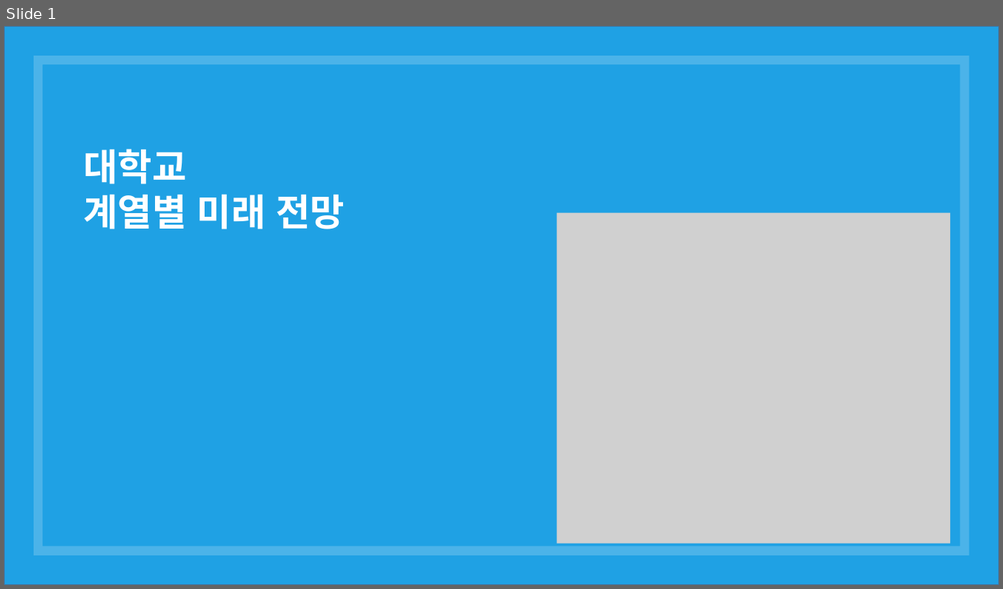
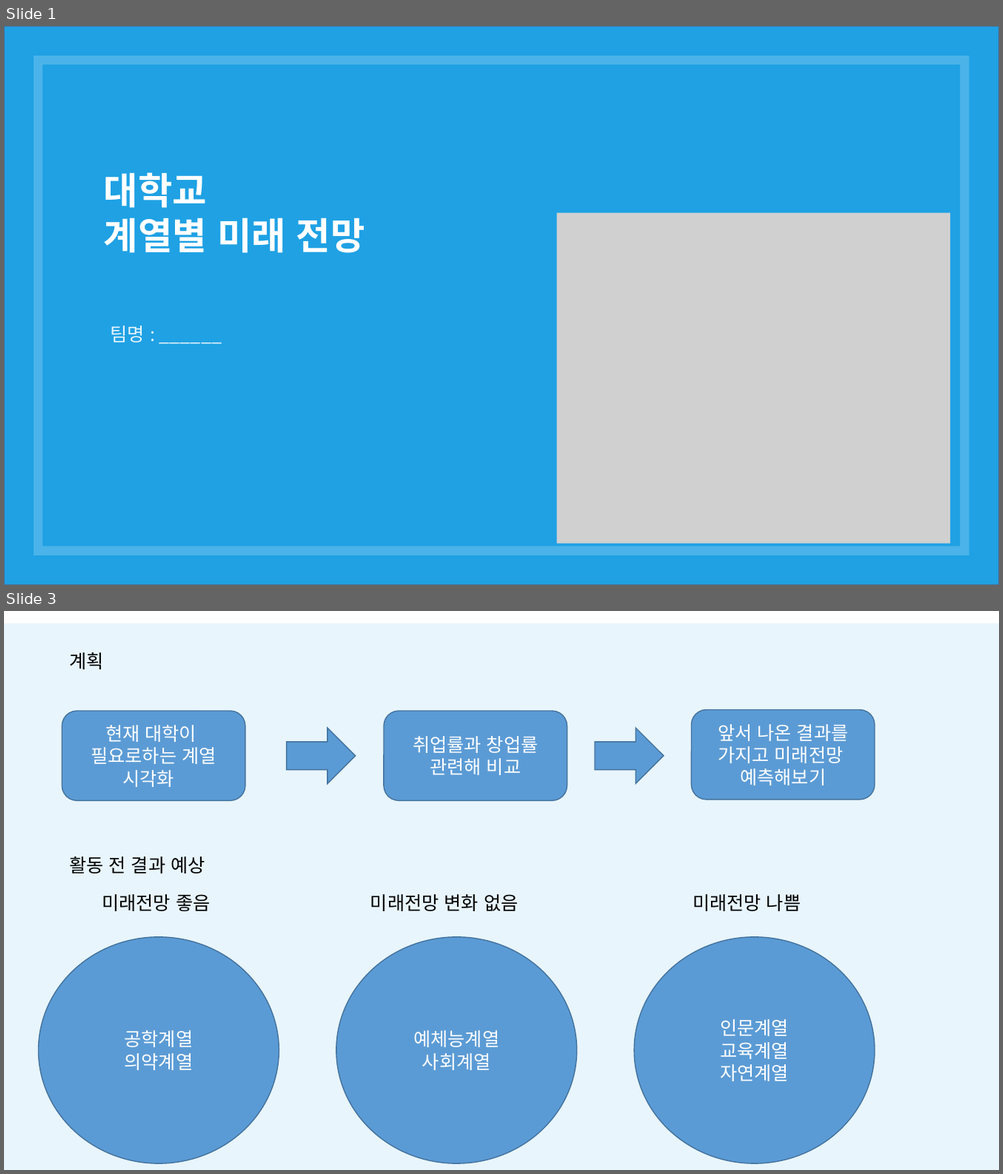
Before and after one commit to joon-11/23_dataAnalisysContestProject, a slide deck: submit.pptx. Shown one above the other, each under a label of ours: slide 1 before the commit, slides 1 and 3 after it; the slides between them are not shown. The pictures are 1003x589 and 1003x1174 pixels, drawn with LibreOffice and Linux fonts; fonts in the diff are those of the drawing; grey boxes stand for pictures. Boxes give left, top, right and bottom in pixels: in the first picture for what was removed or moved away, otherwise in the second. Text is boxed around its words. In the diff, an @@ line names an element or a change of style, - is before the commit and + after.

```diff
--- a/submit.pptx
+++ b/submit.pptx
@@ slide 3 added at bbox=[4, 611, 999, 1170], background #FFFFFF @@
@@ rectangle added at bbox=[4, 624, 999, 1170], fill #E8F5FC @@
@@ text added at bbox=[69, 652, 103, 669], 18 pt, text #000000 @@
+계획
@@ rounded rectangle added at bbox=[62, 711, 246, 800], fill #5B9BD5, outline #43739E 1 pt, 18 pt, text #FFFFFF @@
+현재 대학이
+필요로하는 계열
+시각화
@@ rounded rectangle added at bbox=[384, 711, 567, 800], fill #5B9BD5, outline #43739E 1 pt, 18 pt, text #FFFFFF @@
+취업률과 창업률
+관련해 비교
@@ rounded rectangle added at bbox=[691, 710, 875, 800], fill #5B9BD5, outline #43739E 1 pt, 18 pt, text #FFFFFF @@
+앞서 나온 결과를
+가지고 미래전망
+예측해보기
@@ right arrow added at bbox=[287, 728, 356, 784], fill #5B9BD5, outline #43739E 1 pt @@
@@ right arrow added at bbox=[595, 728, 663, 784], fill #5B9BD5, outline #43739E 1 pt @@
@@ text added at bbox=[69, 857, 205, 874], 18 pt, text #000000 @@
+활동 전 결과 예상
@@ text added at bbox=[102, 894, 210, 911], 18 pt, text #000000 @@
+미래전망 좋음
@@ text added at bbox=[370, 894, 518, 911], 18 pt, text #000000 @@
+미래전망 변화 없음
@@ text added at bbox=[692, 894, 800, 911], 18 pt, text #000000 @@
+미래전망 나쁨
@@ ellipse added at bbox=[38, 937, 279, 1164], fill #5B9BD5, outline #43739E 1 pt, 18 pt, text #FFFFFF @@
+공학계열
+의약계열
@@ ellipse added at bbox=[336, 937, 576, 1164], fill #5B9BD5, outline #43739E 1 pt, 18 pt, text #FFFFFF @@
+예체능계열
+사회계열
@@ ellipse added at bbox=[634, 937, 874, 1164], fill #5B9BD5, outline #43739E 1 pt, 18 pt, text #FFFFFF @@
+인문계열
+교육계열
+자연계열
@@ slide 1 changed as well @@
@@ text "대학교": place and size @@
-text "대학교" at bbox=[83, 149, 345, 230]
+text "대학교" at bbox=[104, 173, 365, 253]
@@ text added at bbox=[111, 326, 145, 343], 18 pt, text #E8F5FC @@
+팀명 : ______
```
Also in this commit, not shown: 1 other slide changed, 1 slide removed.
